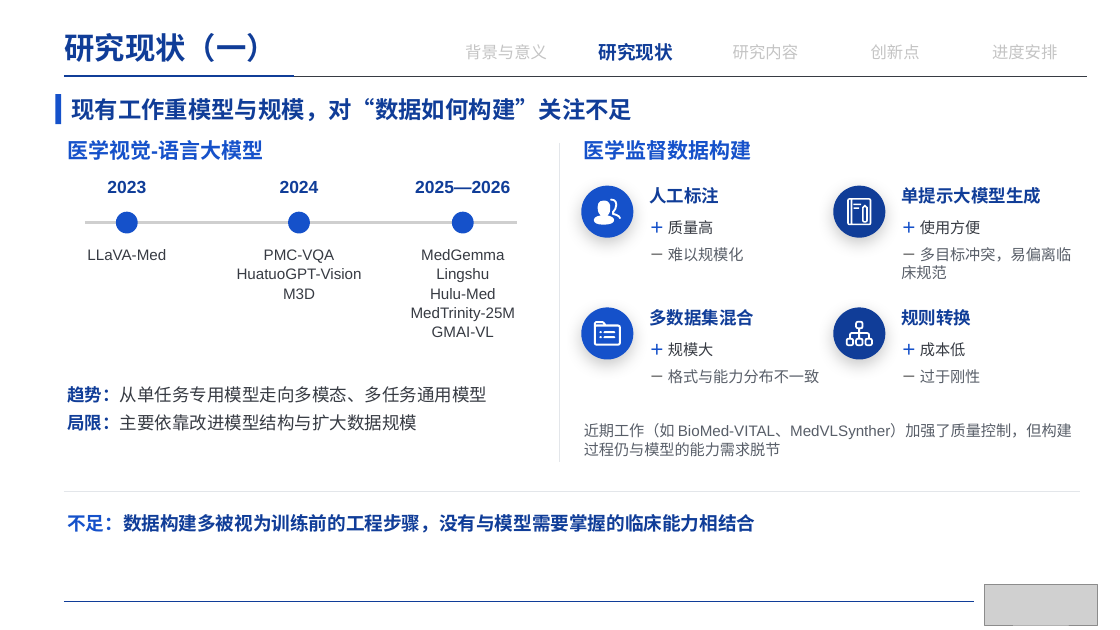
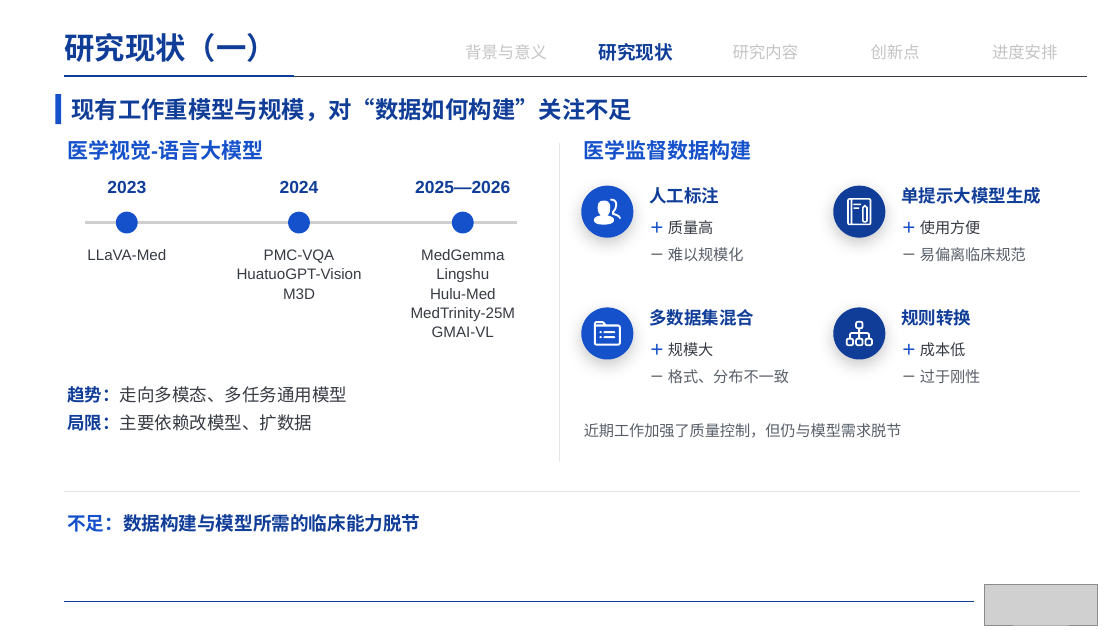
Before and after one commit to irving-2222/Graduation-Thesis, a slide deck: slide 9 of 开题答辩.pptx. Drawn at 1120x630 pixels with LibreOffice and Linux fonts; fonts in the diff are those of the drawing; grey boxes stand for pictures. Boxes give left, top, right and bottom in pixels: in the first picture for what was removed or moved away, otherwise in the second. Text is boxed around its words. In the diff, an @@ line names an element or a change of style, - is before the commit and + after.

```diff
--- a/开题答辩.pptx
+++ b/开题答辩.pptx
@@ text at box(920, 247, 1026, 261): text changed @@
-－ 多目标冲突，易偏离临床规范
+－ 易偏离临床规范
@@ text at box(67, 386, 347, 431): text changed @@
-趋势：从单任务专用模型走向多模态、多任务通用模型
-局限：主要依靠改进模型结构与扩大数据规模
+趋势：走向多模态、多任务通用模型
+局限：主要依赖改模型、扩数据
@@ text at box(668, 369, 789, 383): text changed @@
-－ 格式与能力分布不一致
+－ 格式、分布不一致
@@ text at box(584, 423, 902, 438): text changed @@
-近期工作（如 BioMed-VITAL、MedVLSynther）加强了质量控制，但构建过程仍与模型的能力需求脱节
+近期工作加强了质量控制，但仍与模型需求脱节
@@ text at box(67, 514, 420, 532): text changed @@
-不足：数据构建多被视为训练前的工程步骤，没有与模型需要掌握的临床能力相结合
+不足：数据构建与模型所需的临床能力脱节
```
Also in this commit, not shown: 12 other slides changed, 1 other file.
